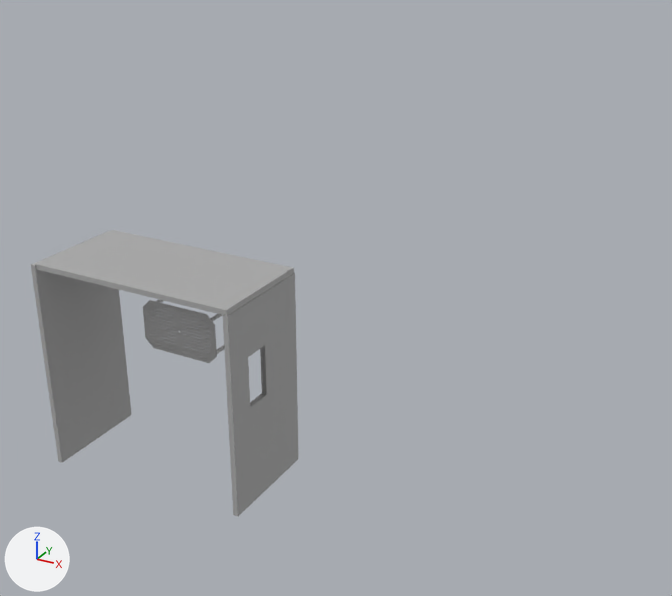
What one commit did to the OBJ model CG1-skeleton/models/room.obj.
Camera for both pictures: a 50 mm lens placed at (18.9, -24.2, 12.4), pointed at (5.9, -0.6, 0.6). The lights are fixed; the arrows at lower left show +X, +Y and +Z. Where no turn or scale is listed for an object, it has been applied to the vertices.
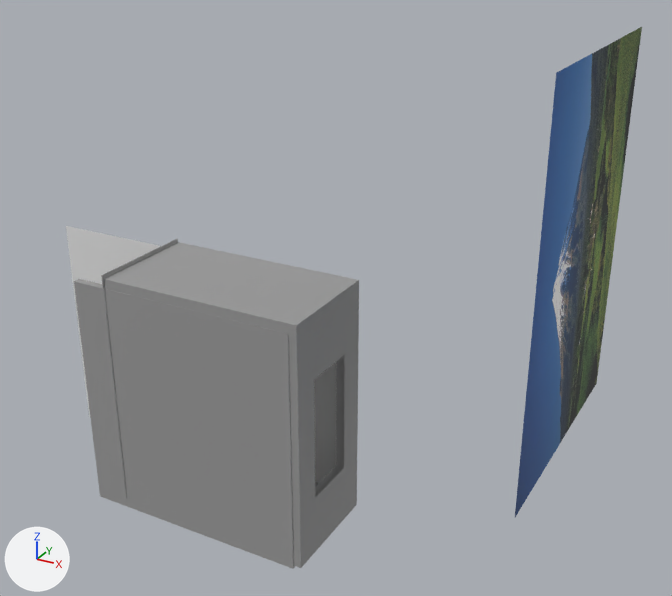
Where the change shows, as pixel boxes [x1, y1, x2, y2] in the pictures (672 x 596 px):
'Cube.000_Cube.001', added
    after: [74, 279, 295, 569]
'Plane', added
    after: [515, 27, 642, 517]
'Cube.013', reshaped (8% narrower, 13% taller)
    before: [223, 273, 299, 517]
    after: [289, 293, 359, 568]
'Cube.012', mesh rescaled
    before: [31, 231, 132, 462]
    after: [101, 239, 178, 498]
'Cube.002_Cube.006', added
    after: [104, 242, 359, 340]
'Cube.011', mesh rescaled (not visible afterwards)
    before: [35, 230, 294, 316]
'Plane.001', added
    after: [66, 226, 336, 483]
'default_1_1.003', unchanged, covered by the edit
    before: [143, 300, 224, 363]

The change, as a diff of the scene's bpy script:
```diff
--- a/CG1-skeleton/models/room.obj.py
+++ b/CG1-skeleton/models/room.obj.py
@@ img_mountain_2_png @@
+img_mountain_2_png = load_image('mountain-2.png', 'mountain-2.png', 1600, 1200, 'sRGB')
@@ mat_none @@
+mat_none = principled_material('None')
+mat_none.base_color = (0.8, 0.8, 0.8)  # white #e7e7e7
+mat_none.roughness = 1.0
@@ mat_material_002 @@
+mat_material_002 = principled_material('Material.002')
+mat_material_002.texture = img_mountain_2_png
+mat_material_002.roughness = 0.69
@@ mat_material_004 @@
+mat_material_004 = principled_material('Material.004')
+mat_material_004.base_color = (0.328, 0.328, 0.328)  # grey #9b9b9b
+mat_material_004.roughness = 0.706
@@ mat_material_001 @@
+mat_material_001 = principled_material('Material.001')
+mat_material_001.base_color = (0.328, 0.328, 0.328)  # grey #9b9b9b
+mat_material_001.roughness = 0.706
@@ me_cube_011 @@
 me_cube_011.from_pydata(...)  # 8 vertices, 6 faces; spans x -3.82..3.92, y -3.72..0.15, z 0.81..0.99
 # used by ob_cube_011; location = (0.0, 0.0, 0.0)
+# me_cube_011 part 1: the whole mesh is scaled about its middle by (0.927, 1, 2.43), then moved by (2.45, 0.14, -8.31)
 me_cube_011.materials.append(mat_material_014)
@@ me_cube_012 @@
 me_cube_012.from_pydata(...)  # 8 vertices, 6 faces; spans x -3.96..-3.77, y -3.76..0.1, z -6.8..0.95
 # used by ob_cube_012; location = (0.0, 0.0, 0.0)
+# me_cube_012 part 2: the whole mesh is scaled about its middle by (0.23, 1, 1.1), then moved by (3.04, 0.0, -0.14)
 me_cube_012.materials.append(mat_material_016)
@@ me_cube_013 @@
 # used by ob_cube_013; location = (0.0, 0.0, 0.0)
-me_cube_013.from_pydata(...)  # 98 vertices, 94 faces; spans x 3.77..3.96, y -3.7..0.16, z -6.45..0.81
+me_cube_013.from_pydata(...)  # 96 vertices, 88 faces; spans x 6.05..6.34, y -3.7..0.16, z -7.6..0.95
+# me_cube_013 part 3: 98 vertices removed from x 3.77..3.96, y -3.7..0.16, z -6.45..0.81; 96 vertices added at x 6.05..6.34, y -3.7..0.16, z -7.6..0.95
 me_cube_013.materials.append(mat_material_013)
@@ me_plane_001 @@
+me_plane_001.from_pydata([(-6.14, 0.13, 0.77), (6.15, 0.13, 0.77), (-6.14, 0.13, -7.57), (6.15, 0.13, -7.57)], [], [(0, 1, 3, 2)])
+me_plane_001.materials.append(mat_none)  # white #e7e7e7
@@ me_plane @@
+me_plane.from_pydata(...)  # 4 vertices, 1 face; spans x 13.69, y -5.63..2.17, z -1.72..9.08
+me_plane.materials.append(mat_material_002)  # picture img_mountain_2_png
@@ me_cube_002_cube_006 @@
+me_cube_002_cube_006.from_pydata(...)  # a box spanning x -0.83..6.35, y -3.72..0.15, z 0.6..1.05
+me_cube_002_cube_006.materials.append(mat_material_004)  # grey #9b9b9b
@@ me_cube_000_cube_001 @@
+me_cube_000_cube_001.from_pydata(...)  # a box spanning x -2.11..6.07, y -3.73..-3.48, z -7.72..0.72
+me_cube_000_cube_001.materials.append(mat_material_001)  # grey #9b9b9b
@@ ob_plane_001 @@
+ob_plane_001 = bpy.data.objects.new('Plane.001', me_plane_001)
+ob_plane_001.location = (0.0, 0.0, 0.0)
@@ ob_plane @@
+ob_plane = bpy.data.objects.new('Plane', me_plane)
+ob_plane.location = (0.0, 0.0, 0.0)
@@ ob_cube_002_cube_006 @@
+ob_cube_002_cube_006 = bpy.data.objects.new('Cube.002_Cube.006', me_cube_002_cube_006)
+ob_cube_002_cube_006.location = (0.0, 0.0, 0.0)
@@ ob_cube_000_cube_001 @@
+ob_cube_000_cube_001 = bpy.data.objects.new('Cube.000_Cube.001', me_cube_000_cube_001)
+ob_cube_000_cube_001.location = (0.0, 0.0, 0.0)
```
